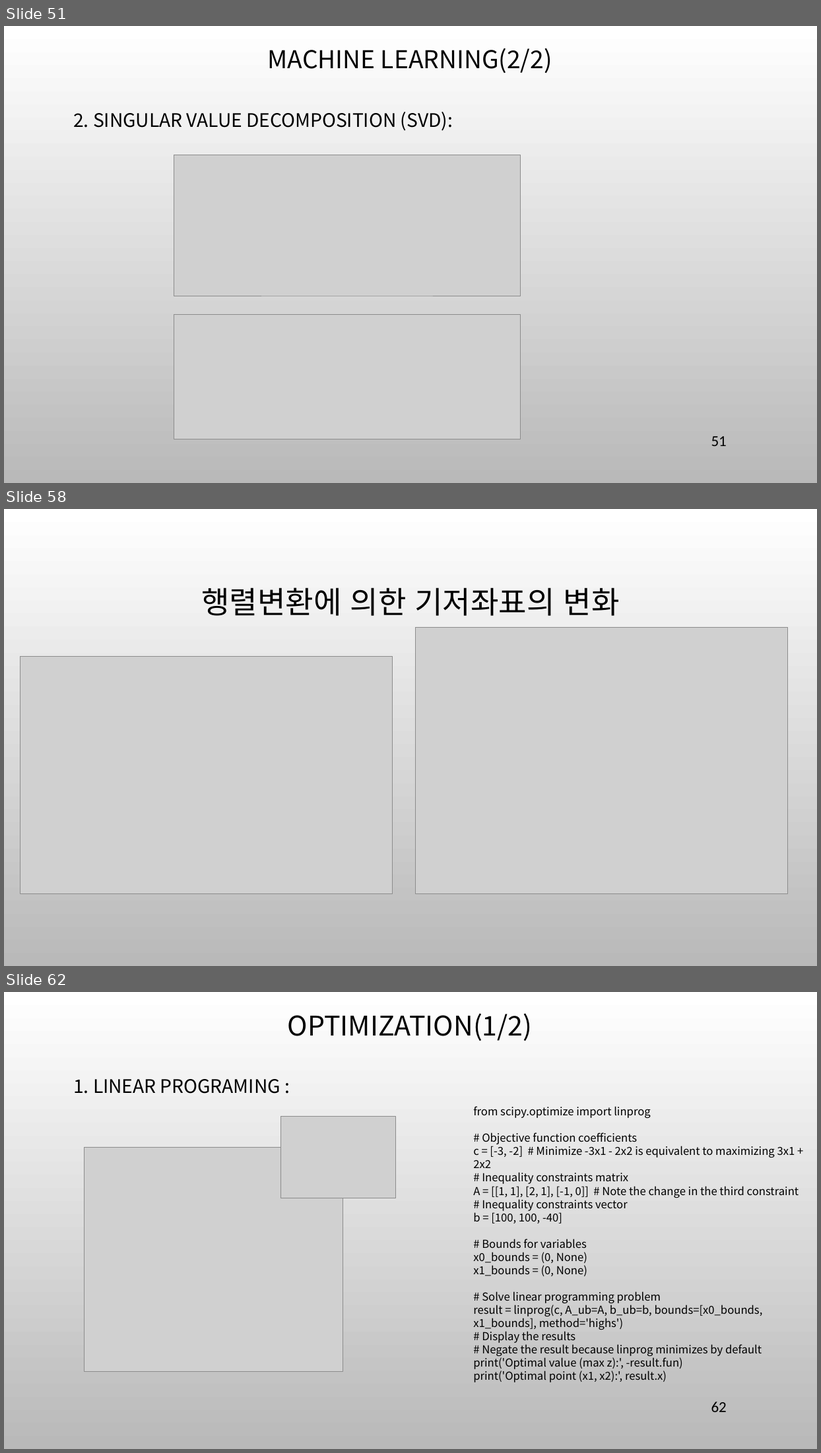
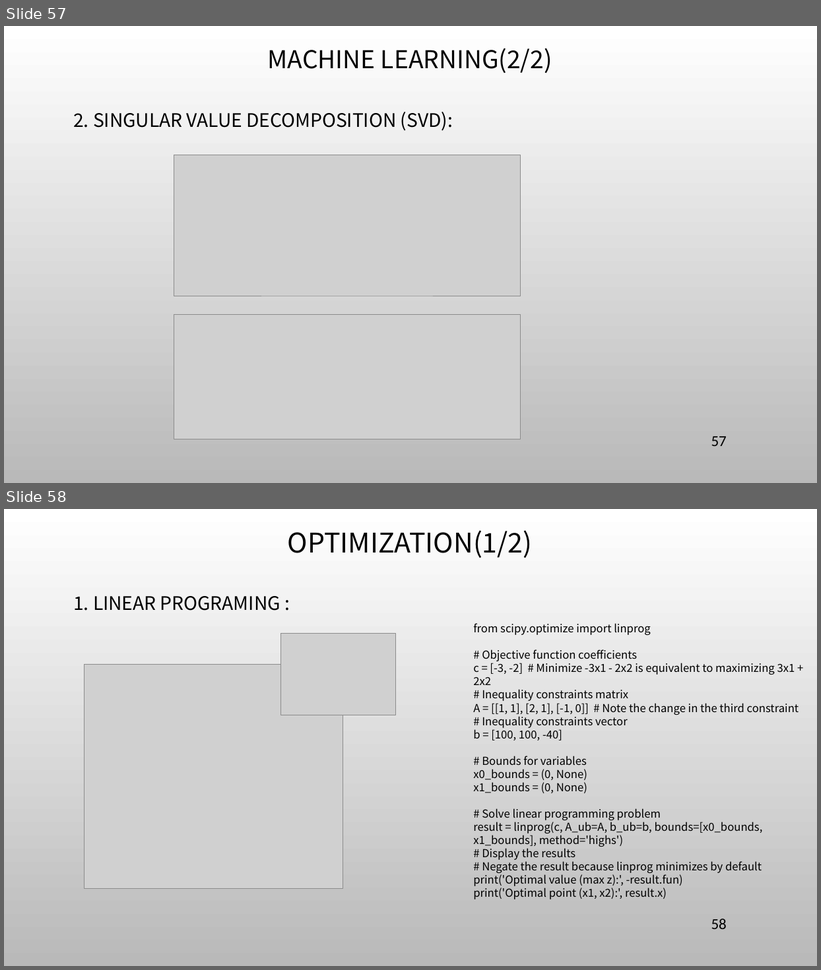
Before and after one commit to ancestor9/mathematics-for-machine-learning, a slide deck: 7_Applications of mathematics.pptx. Shown one above the other, each under a label of ours: slides 51, 58 and 62 before the commit, slides 57 and 58 after it; the slides between them are not shown. The pictures are 821x1453 and 821x970 pixels, drawn with LibreOffice and Linux fonts; fonts in the diff are those of the drawing; grey boxes stand for pictures; background and template pictures are left out. Boxes give left, top, right and bottom in pixels: in the first picture for what was removed or moved away, otherwise in the second. Text is boxed around its words. In the diff, an @@ line names an element or a change of style, - is before the commit and + after.

```diff
--- a/7_Applications of mathematics.pptx
+++ b/7_Applications of mathematics.pptx
@@ slide 58 removed at bbox=[4, 509, 817, 966], background picture (left out) @@
@@ title removed at bbox=[201, 588, 620, 616] @@
-행렬변환에 의한 기저좌표의 변화
@@ picture removed at bbox=[415, 627, 787, 894] @@
@@ picture removed at bbox=[20, 657, 393, 894] @@
@@ what was slide 51 is now slide 57 @@
@@ page number at bbox=[712, 437, 727, 446]: text changed @@
-51
+57
@@ what was slide 62 is now slide 58 @@
@@ page number at bbox=[712, 919, 727, 929]: text changed @@
-62
+58
```
Also in this commit, not shown: 7 slides changed, 6 slides added, 10 other slides removed.
